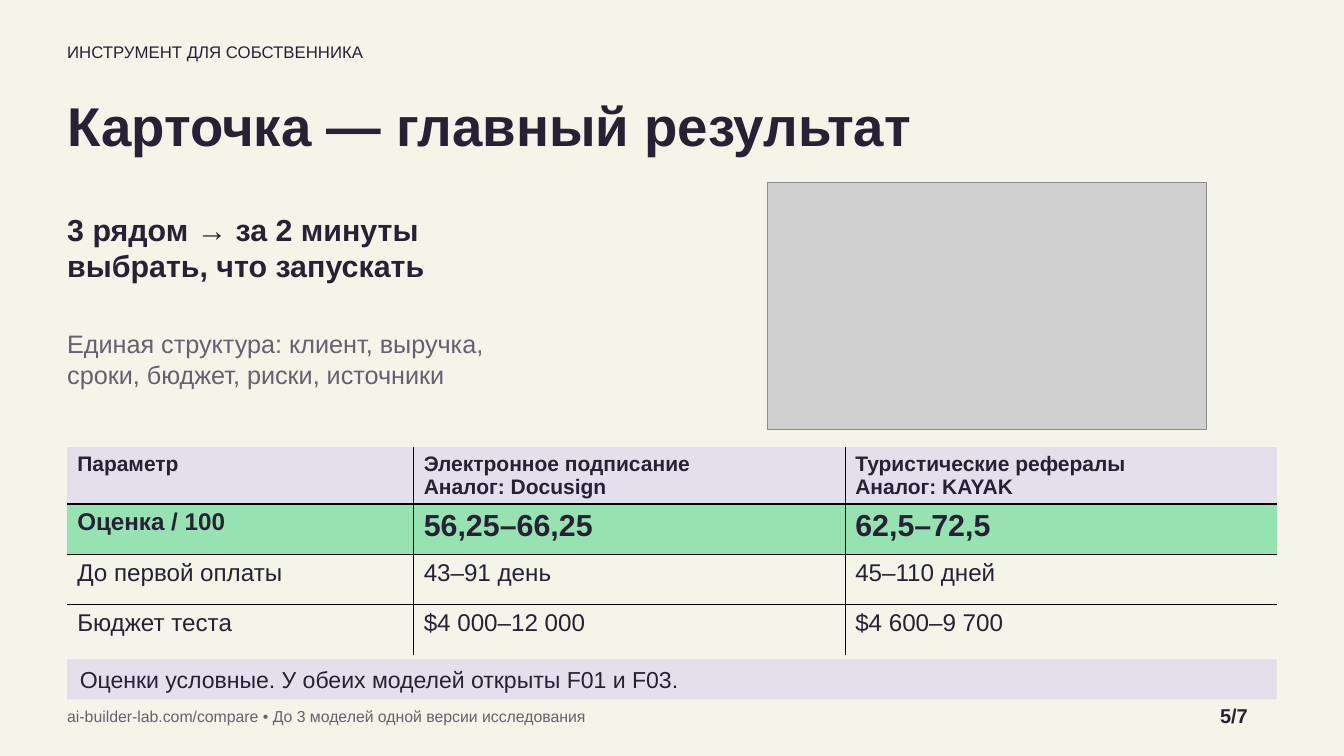
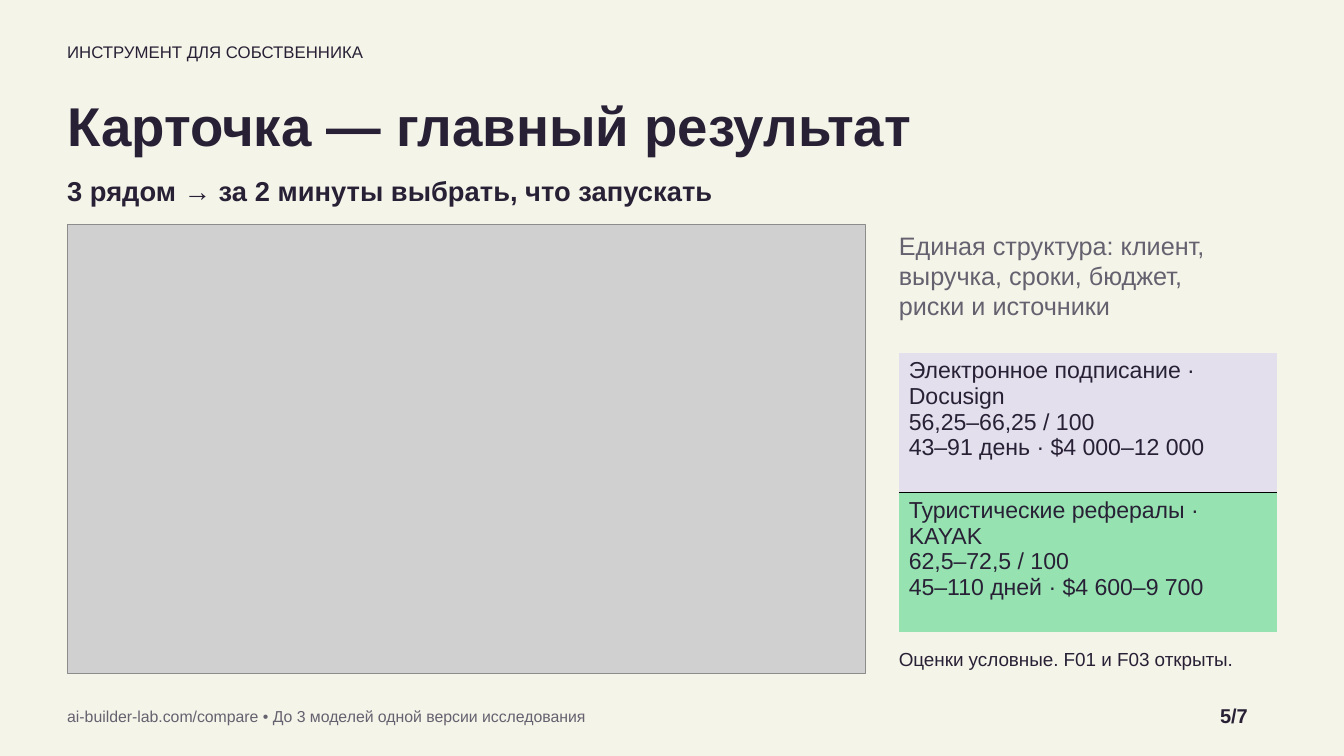
Before and after one commit to bcmle/test_ai_builder, a slide deck: slide 5 of presentation/AI-Builder-CEO.pptx. Drawn at 1344x756 pixels with LibreOffice and Linux fonts; fonts in the diff are those of the drawing; grey boxes stand for pictures. Boxes give left, top, right and bottom in pixels: in the first picture for what was removed or moved away, otherwise in the second. Text is boxed around its words. In the diff, an @@ line names an element or a change of style, - is before the commit and + after.

Commit message:
design: make website screenshot the focus of slide five

```diff
--- a/presentation/AI-Builder-CEO.pptx
+++ b/presentation/AI-Builder-CEO.pptx
@@ text at <box>67,181,712,206</box>: text changed; size 21.8 to 19.5 pt @@
-3 рядом → за 2 минуты
-выбрать, что запускать
+3 рядом → за 2 минуты выбрать, что запускать
@@ picture: place and size @@
-picture at <box>768,182,1207,430</box>
+picture at <box>68,225,866,674</box>
@@ text at <box>899,237,1205,320</box>: text changed @@
-Единая структура: клиент, выручка,
-сроки, бюджет, риски, источники
+Единая структура: клиент,
+выручка, сроки, бюджет,
+риски и источники
@@ table at <box>899,353,1277,632</box> @@
-Параметр | Электронное подписание / Аналог: Docusign | Туристические рефералы / Аналог: KAYAK
-Оценка / 100 | 56,25–66,25 | 62,5–72,5
-До первой оплаты | 43–91 день | 45–110 дней
-Бюджет теста | $4 000–12 000 | $4 600–9 700
+Электронное подписание · Docusign / 56,25–66,25 / 100 / 43–91 день · $4 000–12 000
+Туристические рефералы · KAYAK / 62,5–72,5 / 100 / 45–110 дней · $4 600–9 700
@@ table: place and size @@
-table at <box>68,448,1277,649</box>
+table at <box>899,353,1277,632</box>
@@ rectangle removed at <box>68,659,1277,700</box> @@
@@ text at <box>899,653,1233,670</box>: text changed; size 16.5 to 13.5 pt @@
-Оценки условные. У обеих моделей открыты F01 и F03.
+Оценки условные. F01 и F03 открыты.
```
Also in this commit, not shown: 2 other files.
